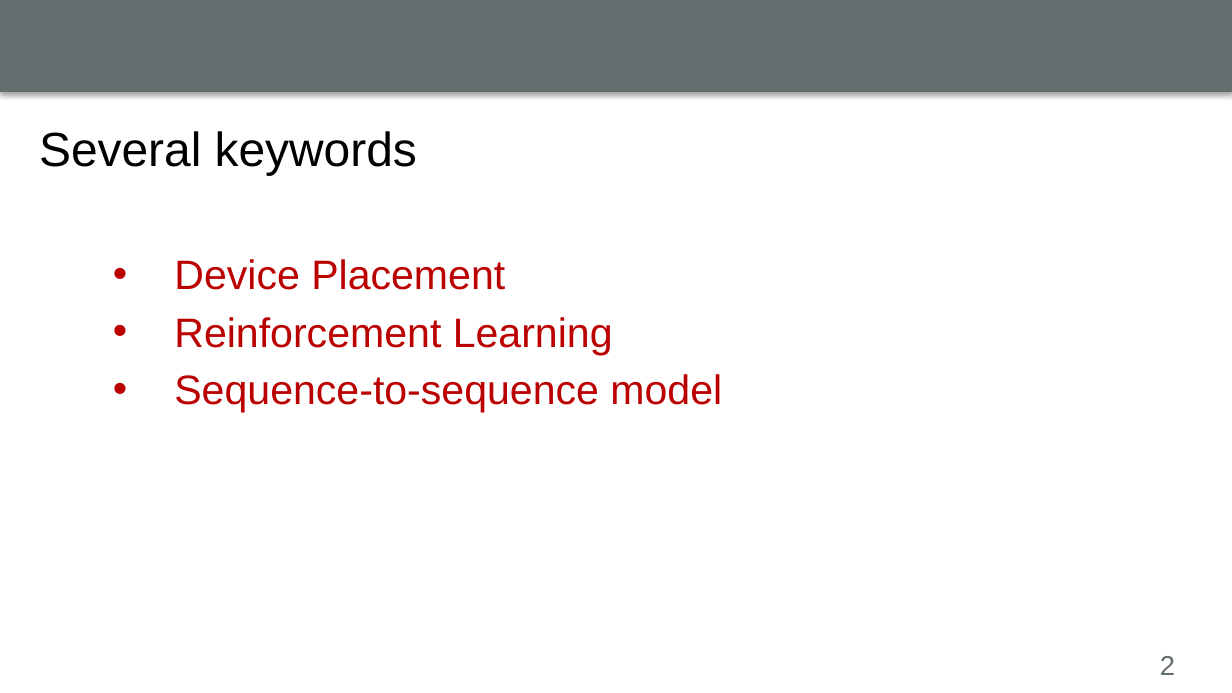
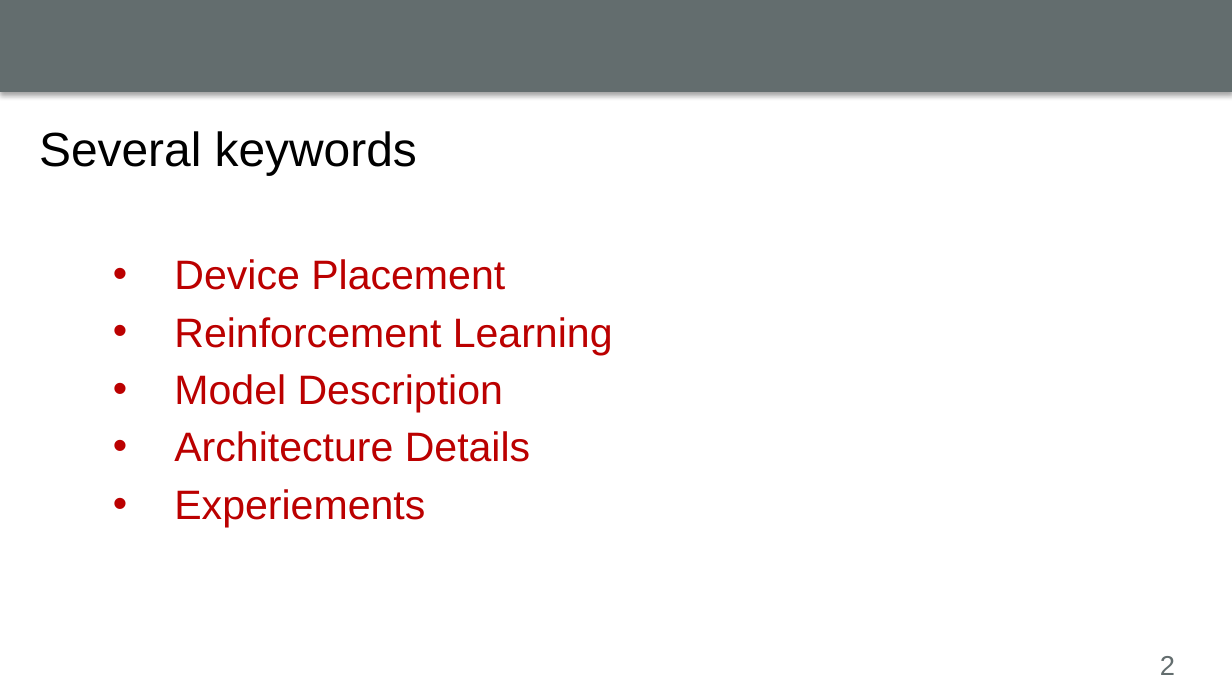
Before and after one commit to luyuliu/CSE-5194, a slide deck: slide 2 of presentation/presentation.pptx. Drawn at 1232x693 pixels with LibreOffice and Linux fonts; fonts in the diff are those of the drawing; background and template pictures are left out. Boxes give left, top, right and bottom in pixels: in the first picture for what was removed or moved away, otherwise in the second. Text is boxed around its words. In the diff, an @@ line names an element or a change of style, - is before the commit and + after.

```diff
--- a/presentation/presentation.pptx
+++ b/presentation/presentation.pptx
@@ text at [174,374,530,527]: text changed @@
-• Sequence-to-sequence model
+• Model Description
+• Architecture Details
+• Experiements
```
Also in this commit, not shown: 19 other slides changed, 2 slides added.
